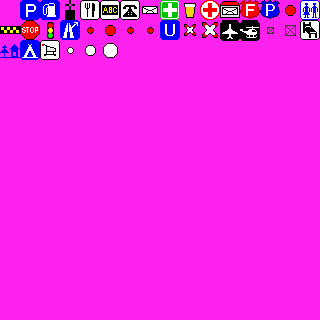
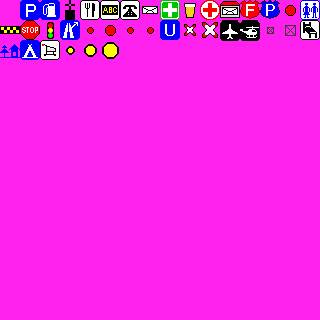
Two versions of the same layered image (320 × 320). Layer-by-layer changes:
painted on "POI00" over <box>66,42,119,59</box>
